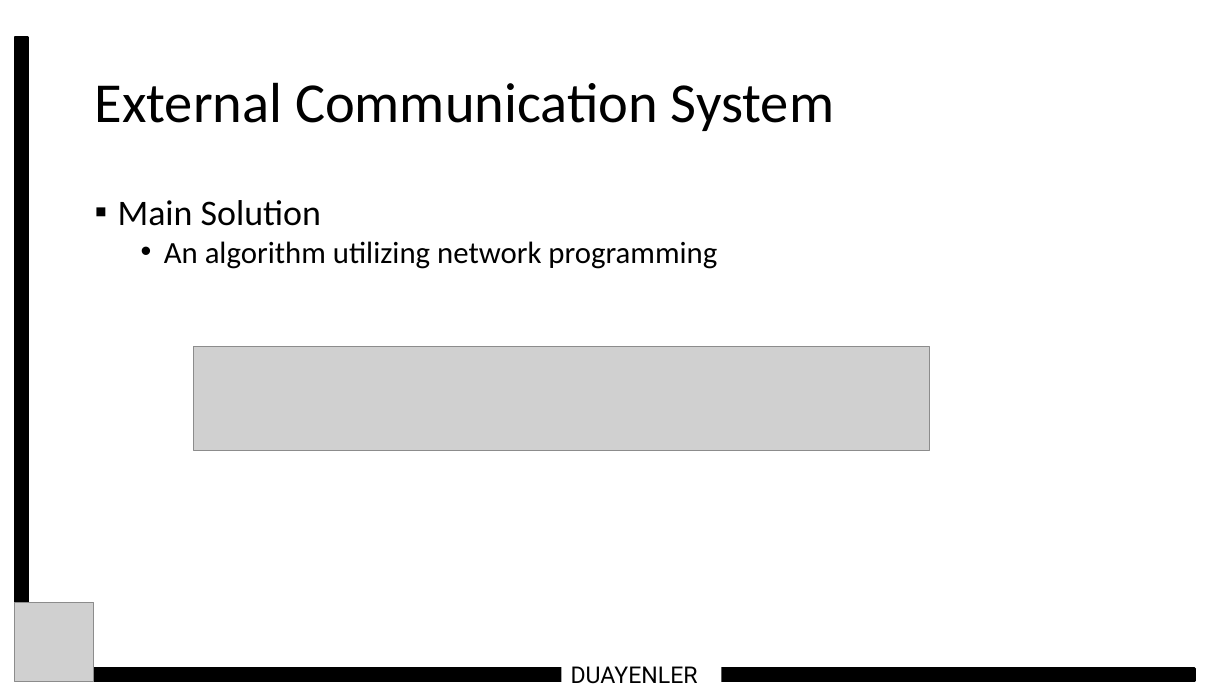
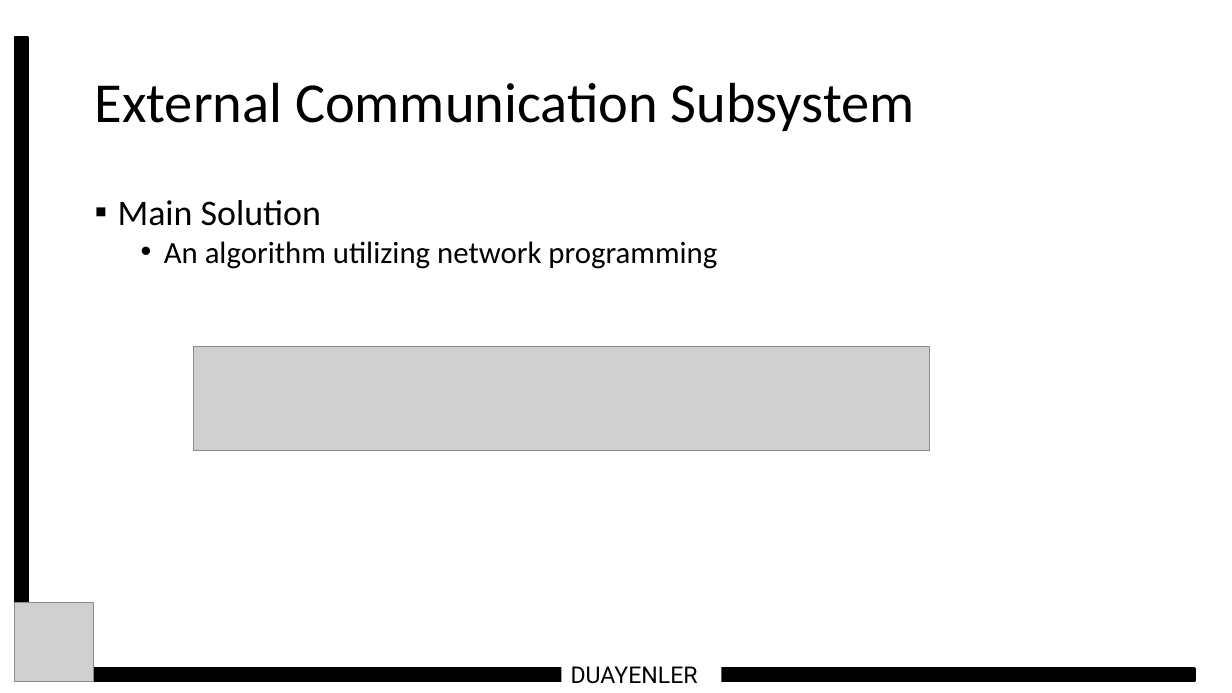
Before and after one commit to temurtas/Capstone_Duayenler, a slide deck: slide 24 of reports/conceptual_presentation/Duayenler_Conceptual_Presentation_son.pptx. Drawn at 1232x693 pixels with LibreOffice and Linux fonts; fonts in the diff are those of the drawing; grey boxes stand for pictures. Boxes give left, top, right and bottom in pixels: in the first picture for what was removed or moved away, otherwise in the second. Text is boxed around its words. In the diff, an @@ line names an element or a change of style, - is before the commit and + after.

```diff
--- a/reports/conceptual_presentation/Duayenler_Conceptual_Presentation_son.pptx
+++ b/reports/conceptual_presentation/Duayenler_Conceptual_Presentation_son.pptx
@@ text at bbox=[95, 82, 915, 131]: text changed @@
-External Communication System
+External Communication Subsystem
```
Also in this commit, not shown: 5 other slides changed.
